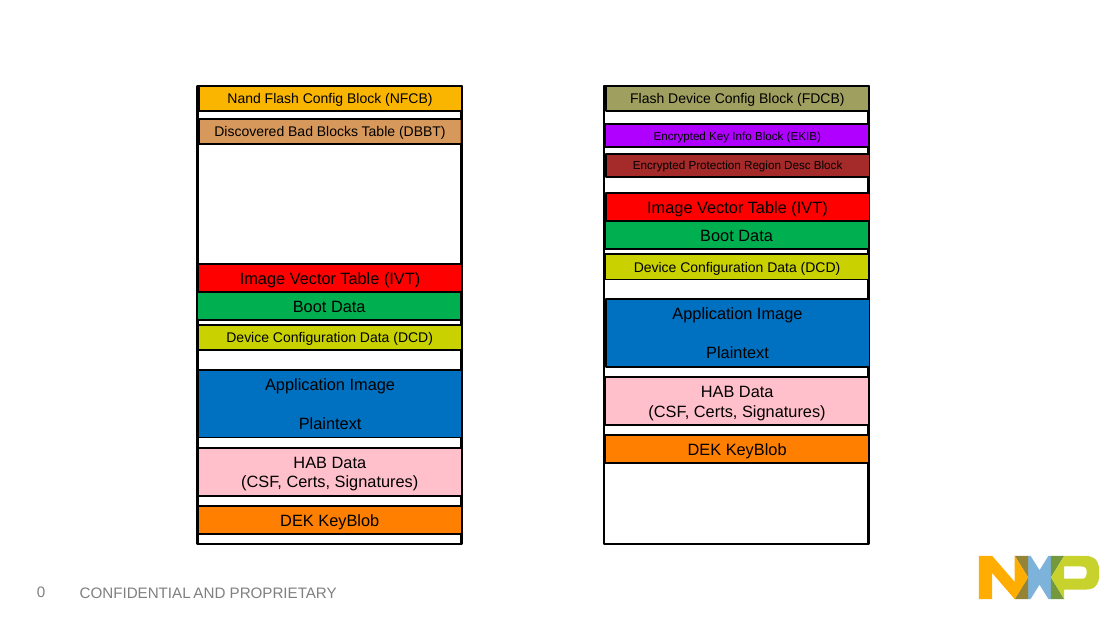
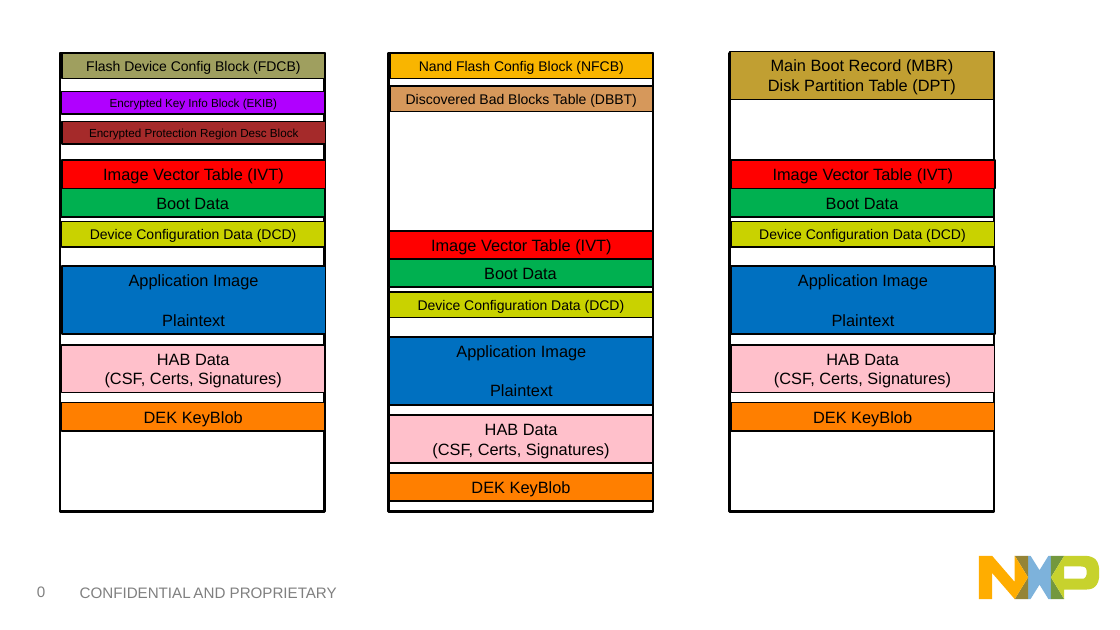
Before and after one commit to ufo2011/NXP-MCUBootUtility, a slide deck: slide 1 of img/i.MX RT image layout.pptx. Drawn at 1120x630 pixels with LibreOffice and Linux fonts; fonts in the diff are those of the drawing. Boxes give left, top, right and bottom in pixels: in the first picture for what was removed or moved away, otherwise in the second. Text is boxed around its words. In the diff, an @@ line names an element or a change of style, - is before the commit and + after.

Commit message:
NSB-11 Support SD/eMMC boot device #3 Done

```diff
--- a/img/i.MX RT image layout.pptx
+++ b/img/i.MX RT image layout.pptx
@@ 7 rectangles moved together from (x1=604, y1=86, x2=870, y2=544) to (x1=60, y1=53, x2=326, y2=512) @@
@@ 7 rectangles moved together from (x1=197, y1=86, x2=462, y2=544) to (x1=389, y1=53, x2=654, y2=512) @@
@@ rectangle added at (x1=730, y1=53, x2=995, y2=512), outline #000000 2 pt @@
@@ rectangle added at (x1=730, y1=51, x2=994, y2=99), fill #C19F32, outline #000000 1.5 pt, 14 pt, text #000000 @@
+Main Boot Record (MBR)
+Disk Partition Table (DPT)
@@ rectangle added at (x1=731, y1=160, x2=995, y2=189), fill #FF0000, outline #000000 1.5 pt, 14 pt, text #000000 @@
+Image Vector Table (IVT)
@@ rectangle added at (x1=730, y1=188, x2=994, y2=217), fill #00B050, outline #000000 1.5 pt, 14 pt, text #000000 @@
+Boot Data
@@ rectangle added at (x1=731, y1=222, x2=995, y2=247), fill #C9D200, outline #000000 1.5 pt, 12 pt, text #000000 @@
+Device Configuration Data (DCD)
@@ rectangle added at (x1=731, y1=266, x2=995, y2=334), fill #0070C0, outline #000000 1.5 pt, 14 pt, text #000000 @@
+Application Image
+Plaintext
@@ 3 rectangles, 1 line moved together from (x1=605, y1=124, x2=870, y2=308) to (x1=60, y1=92, x2=326, y2=276) @@
@@ 2 rectangles, 1 line moved together from (x1=197, y1=118, x2=462, y2=320) to (x1=389, y1=86, x2=653, y2=288) @@
@@ line added from (730, 276) to (730, 276), #76ADD9 0.75 pt @@
@@ rectangle added at (x1=731, y1=344, x2=995, y2=392), fill #FFC0CB, outline #000000 1.5 pt, 14 pt, text #000000 @@
+HAB Data
+(CSF, Certs, Signatures)
@@ rectangle added at (x1=731, y1=402, x2=995, y2=431), fill #FF7F00, outline #000000 1.5 pt, 14 pt, text #000000 @@
+DEK KeyBlob
```
Also in this commit, not shown: 15 other files.
